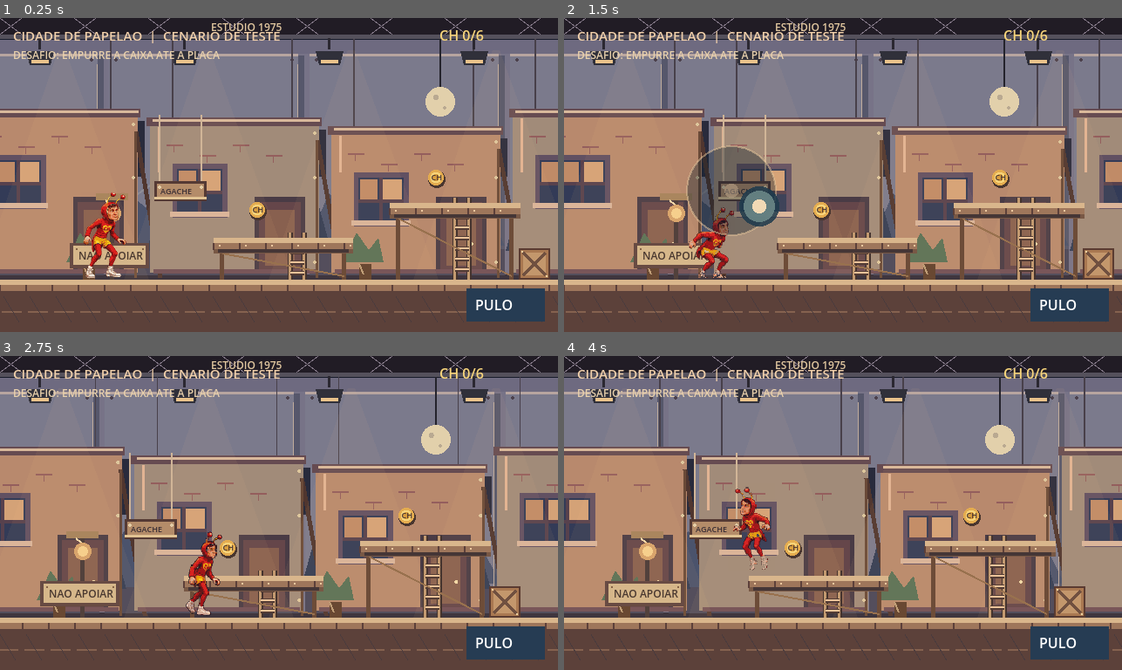
Above: before the commit, frames 1-4 (two rows, left to right).
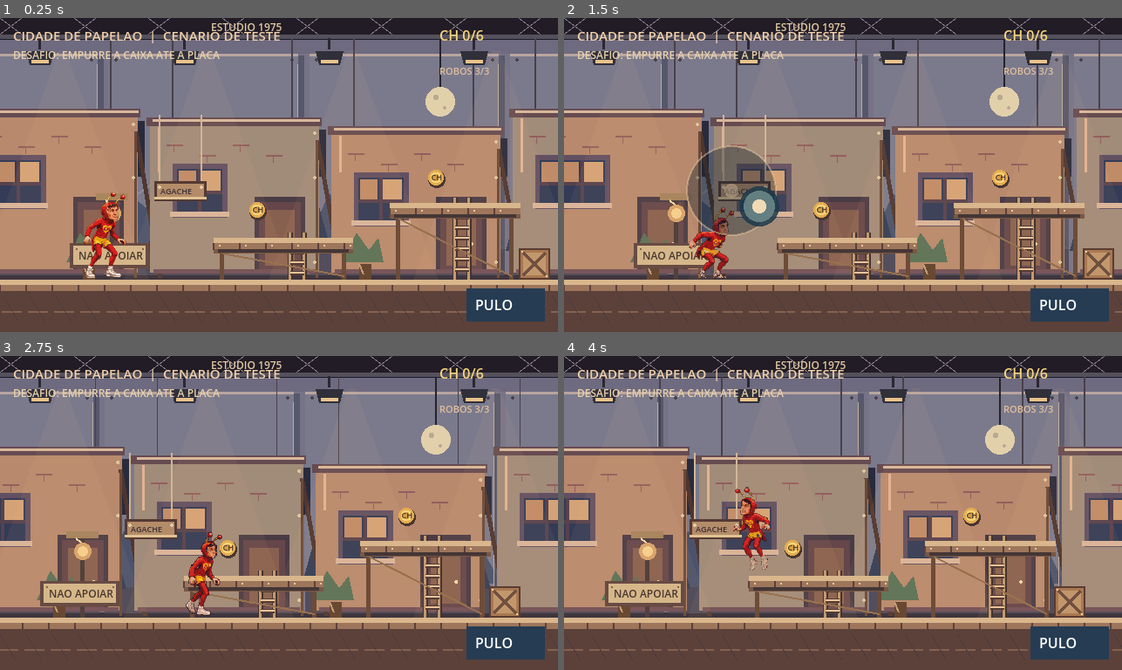
Above: after the commit, the same moments.

Repository: integro-app/chapolin-adventures
Game: Godot game, scene res://scenes/main.tscn
The game is run twice, just before and just after one commit, with the same random seed, the same clock (stepped at 60 frames per second) and the same inputs.
Inputs (mouse positions are in pixels of both pictures, inside the frame that each line leads up to):
- Up to frame 1 (0.25 s): no input
- Up to frame 2 (1.5 s): tap Enter (ui_accept) at 0.5, 0.77 s; move the mouse to (965, 159) at 0.52 s; hold Right (ui_right) 0.53-1.25 s; click (965, 159) at 0.67 s; drag from (731, 190) to (815, 237) at 1.27 s
- Up to frame 3 (2.75 s): move the mouse to (334, 443) at 2.02 s; hold Right (ui_right) from 2.03 s (still down)
- Up to frame 4 (4 s): release Right (ui_right) at 2.75 s; drag from (815, 575) to (675, 465) at 2.77 s; move the mouse to (1010, 560) at 3.52 s; hold Left (ui_left) from 3.53 s (still down); tap Enter (ui_accept) at 3.77 s

The runs differ from the first frame. In frame 1, 0.1% of the frame differs, in the area x 78-88%, y 15-19%; in frame 2, 0.1%; in frame 3, 0.1%; in frame 4, 0.1%.

Commit message:
Implementa inimigos de papelao com patrulha, salto sobre cabeca e obstaculos moveis

Diff:
--- a/scripts/main.gd
+++ b/scripts/main.gd
@@ -30,6 +30,12 @@
 const ROPE_LAUNCH_UPWARD_BOOST := 185.0
 const ROPE_AIR_MOMENTUM_DRAG := 45.0
 const ROPE_AIR_STEERING := 85.0
+const ENEMY_SPEED := 46.0
+const ENEMY_HALF_WIDTH := 13.0
+const ENEMY_HEIGHT := 27.0
+const ENEMY_STOMP_BOUNCE := -245.0
+const OBSTACLE_RADIUS := 14.0
+const DAMAGE_GRACE := 1.0
 
 var hero_pos := Vector2(120.0, 300.0)
 var vertical_speed := 0.0
@@ -77,6 +83,13 @@
 var checkpoint_active := false
 var stage_complete := false
 var finish_medals := 0
+var enemy_patrols: Array[Vector3] = []
+var enemy_positions: Array[Vector2] = []
+var enemy_directions: Array[float] = []
+var enemy_active: Array[bool] = []
+var moving_obstacles: Array[Vector3] = []
+var hazard_clock := 0.0
+var hurt_grace := 0.0
 var low_beams: Array[Rect2] = []
 var ladders: Array[Rect2] = []
 var ropes: Array[Vector3] = []
@@ -99,6 +112,9 @@
 	low_beams = Stage.low_beams()
 	ladders = Stage.ladders()
 	ropes = Stage.ropes()
+	enemy_patrols = Stage.enemy_patrols()
+	moving_obstacles = Stage.moving_obstacles()
+	_reset_enemies()
 
 	# Mesmos sprites aprovados para idle, caminhada e salto.
 	if ResourceLoader.exists("res://assets/chapolin_idle.png"):
@@ -118,12 +134,18 @@
 		jump_requested = false
 		queue_redraw()
 		return
+	var previous_foot_y: float = hero_pos.y
+	hurt_grace = maxf(0.0, hurt_grace - delta)
+	hazard_clock += delta
+	_update_enemy_patrols(delta)
 	rope_regrab_delay = maxf(0.0, rope_regrab_delay - delta)
 	if _handle_rope(delta):
-		_update_level_progress()
+		if not _check_threat_collisions(previous_foot_y):
+			_update_level_progress()
 		return
 	if _handle_ladder(delta):
-		_update_level_progress()
+		if not _check_threat_collisions(previous_foot_y):
+			_update_level_progress()
 		return
 	var axis := Input.get_axis("ui_left", "ui_right")
 	if absf(axis) < 0.1:
@@ -192,6 +214,9 @@
 	if hero_pos.y > 435.0:
 		_respawn()
 
+	if _check_threat_collisions(previous_foot_y):
+		queue_redraw()
+		return
 	_update_level_progress()
 	if stage_complete:
 		queue_redraw()
@@ -482,6 +507,71 @@
 				next_x = gate.end.x + HERO_HALF_WIDTH
 	return next_x
 
+func _reset_enemies() -> void:
+	enemy_positions.clear()
+	enemy_directions.clear()
+	enemy_active.clear()
+	for patrol in enemy_patrols:
+		enemy_positions.append(Vector2(patrol.x, patrol.z))
+		enemy_directions.append(1.0)
+		enemy_active.append(true)
+
+func _update_enemy_patrols(delta: float) -> void:
+	for i in range(enemy_positions.size()):
+		if not enemy_active[i]:
+			continue
+		var patrol: Vector3 = enemy_patrols[i]
+		var enemy_pos: Vector2 = enemy_positions[i]
+		var direction: float = enemy_directions[i]
+		enemy_pos.x += direction * ENEMY_SPEED * delta
+		if enemy_pos.x >= patrol.y:
+			enemy_pos.x = patrol.y
+			direction = -1.0
+		elif enemy_pos.x <= patrol.x:
+			enemy_pos.x = patrol.x
+			direction = 1.0
+		enemy_positions[i] = enemy_pos
+		enemy_directions[i] = direction
+
+func _obstacle_position(obstacle: Vector3, index: int) -> Vector2:
+	var center_x: float = (obstacle.x + obstacle.y) * 0.5
+	var amplitude: float = (obstacle.y - obstacle.x) * 0.5
+	var phase: float = hazard_clock * 1.75 + float(index) * 1.8
+	return Vector2(center_x + sin(phase) * amplitude, obstacle.z - OBSTACLE_RADIUS)
+
+func _check_threat_collisions(previous_foot_y: float) -> bool:
+	if hurt_grace > 0.0 or stage_complete:
+		return false
+	var hero_height: float = CROUCH_HEIGHT if is_crouching else STAND_HEIGHT
+	var hero_box := Rect2(hero_pos.x - HERO_HALF_WIDTH, hero_pos.y - hero_height, HERO_HALF_WIDTH * 2.0, hero_height)
+	for i in range(enemy_positions.size()):
+		if not enemy_active[i]:
+			continue
+		var enemy_pos: Vector2 = enemy_positions[i]
+		var enemy_top: float = enemy_pos.y - ENEMY_HEIGHT
+		var enemy_box := Rect2(enemy_pos.x - ENEMY_HALF_WIDTH, enemy_top, ENEMY_HALF_WIDTH * 2.0, ENEMY_HEIGHT)
+		if not hero_box.intersects(enemy_box):
+			continue
+		# Ao cair de cima, o heroi vence o inimigo e ganha um pequeno rebote.
+		# Uma aproximacao lateral faz retornar ao ultimo checkpoint.
+		if previous_foot_y <= enemy_top + 6.0 and hero_pos.y > previous_foot_y + 0.1:
+			enemy_active[i] = false
+			hero_pos.y = enemy_top - 3.0
+			grounded = false
+			vertical_speed = ENEMY_STOMP_BOUNCE
+			air_time = 0.0
+			landing_timer = 0.0
+			return false
+		_respawn()
+		return true
+	for i in range(moving_obstacles.size()):
+		var center: Vector2 = _obstacle_position(moving_obstacles[i], i)
+		var obstacle_box := Rect2(center.x - OBSTACLE_RADIUS, center.y - OBSTACLE_RADIUS, OBSTACLE_RADIUS * 2.0, OBSTACLE_RADIUS * 2.0)
+		if hero_box.intersects(obstacle_box):
+			_respawn()
+			return true
+	return false
+
 func _update_level_progress() -> void:
 	# As medalhas sao opcionais, coletadas ao tocar no corpo do heroi.
 	# O progresso permanece quando ele cai e retorna ao checkpoint.
@@ -518,6 +608,8 @@
 	stage_complete = false
 	finish_medals = 0
 	medal_count = 0
+	hazard_clock = 0.0
+	_reset_enemies()
 	for i in range(medal_collected.size()):
 		medal_collected[i] = false
 	_release_joystick()
@@ -529,6 +621,7 @@
 
 func _respawn() -> void:
 	hero_pos = respawn_point
+	hurt_grace = DAMAGE_GRACE
 	vertical_speed = 0.0
 	grounded = true
 	move_axis = 0.0
@@ -591,6 +684,13 @@
 	for i in range(medals.size()):
 		if not medal_collected[i]:
 			_draw_medal(medals[i])
+	for i in range(enemy_positions.size()):
+		if enemy_active[i]:
+			_draw_paper_enemy(enemy_positions[i], enemy_directions[i])
+	for i in range(moving_obstacles.size()):
+		_draw_rolling_obstacle(_obstacle_position(moving_obstacles[i], i))
+	if hurt_grace > 0.0:
+		_draw_respawn_shield()
 
 	# O Chapolin usa os sprites oficiais: nenhum pixel dele foi alterado.
 	draw_set_transform(Vector2(roundf(hero_pos.x - camera_x), roundf(hero_pos.y)), 0.0, Vector2(float(facing), 1.0))
@@ -789,6 +889,36 @@
 	var light := Color("#7fca8b") if puzzle_gate_open else Color("#e2a26d")
 	draw_circle(Vector2(gate.position.x + gate.size.x / 2.0, gate.position.y - 10.0), 5.0, light)
 
+func _draw_paper_enemy(pos: Vector2, direction: float) -> void:
+	# Figurante de papelão com pernas mecanicas e olhos quadrados.
+	var body := Rect2(pos.x - 13.0, pos.y - 27.0, 26.0, 25.0)
+	draw_rect(body, Color("#4a3840"))
+	draw_rect(Rect2(pos.x - 10.0, pos.y - 24.0, 20.0, 19.0), Color("#c48f67"))
+	draw_rect(Rect2(pos.x - 8.0, pos.y - 21.0, 16.0, 7.0), Color("#78505a"))
+	var eye_shift: float = direction * 2.0
+	draw_rect(Rect2(pos.x - 6.0 + eye_shift, pos.y - 20.0, 4.0, 4.0), Color("#f6dea8"))
+	draw_rect(Rect2(pos.x + 2.0 + eye_shift, pos.y - 20.0, 4.0, 4.0), Color("#f6dea8"))
+	draw_line(Vector2(pos.x - 8.0, pos.y - 2.0), Vector2(pos.x - 8.0, pos.y + 1.0), Color("#45373a"), 4.0)
+	draw_line(Vector2(pos.x + 8.0, pos.y - 2.0), Vector2(pos.x + 8.0, pos.y + 1.0), Color("#45373a"), 4.0)
+	draw_line(Vector2(pos.x, pos.y - 27.0), Vector2(pos.x, pos.y - 33.0), Color("#7d655a"), 2.0)
+	draw_circle(Vector2(pos.x, pos.y - 34.0), 3.0, Color("#d5ac71"))
+
+func _draw_rolling_obstacle(center: Vector2) -> void:
+	# Rolo giratorio de cenografia, sem violencia grafica.
+	draw_circle(center + Vector2(1.0, 2.0), OBSTACLE_RADIUS + 1.0, Color("#352f3a"))
+	draw_circle(center, OBSTACLE_RADIUS, Color("#bb6d52"))
+	draw_circle(center, OBSTACLE_RADIUS - 4.0, Color("#dca475"))
+	draw_circle(center, 5.0, Color("#66505a"))
+	for i in range(4):
+		var angle: float = hazard_clock * 3.0 + float(i) * PI * 0.5
+		var spoke_end := center + Vector2(cos(angle), sin(angle)) * 10.0
+		draw_line(center, spoke_end, Color("#6d4541"), 2.0)
+	draw_circle(center, 2.0, Color("#efcb9b"))
+
+func _draw_respawn_shield() -> void:
+	# Aviso discreto de protecao temporaria apos voltar ao checkpoint.
+	draw_arc(hero_pos + Vector2(0.0, -48.0), 31.0, 0.0, TAU, 32, Color(0.95, 0.84, 0.59, 0.42), 2.0)
+
 func _draw_medal(world_pos: Vector2) -> void:
 	# Medalha de latão cenografica, consistente com a arte retro do palco.
 	draw_circle(world_pos + Vector2(1.0, 2.0), 10.0, Color("#49362f"))
@@ -827,6 +957,8 @@
 	draw_string(ThemeDB.fallback_font, Vector2(157.0, 143.0), "FASE CONCLUIDA!", HORIZONTAL_ALIGNMENT_LEFT, -1, 27, Color("#f5d697"))
 	var score_label := "MEDALHAS: %d / %d" % [finish_medals, medals.size()]
 	draw_string(ThemeDB.fallback_font, Vector2(224.0, 187.0), score_label, HORIZONTAL_ALIGNMENT_LEFT, -1, 17, Color("#f0e6ce"))
+	var defeated_count: int = enemy_active.count(false)
+	draw_string(ThemeDB.fallback_font, Vector2(211.0, 211.0), "INIMIGOS: %d / %d" % [defeated_count, enemy_active.size()], HORIZONTAL_ALIGNMENT_LEFT, -1, 15, Color("#f0e6ce"))
 	draw_string(ThemeDB.fallback_font, Vector2(199.0, 235.0), "PRIMEIRO EPISODIO COMPLETO", HORIZONTAL_ALIGNMENT_LEFT, -1, 14, Color("#e9c8a0"))
 	# A tela cobre o HUD, entao o reinicio precisa ficar visivel.
 	# A area coincide com o botao PULO, que continua acionando o reinicio.
@@ -966,6 +1098,7 @@
 	draw_string(ThemeDB.fallback_font, Vector2(504.0, 26.0), "CH %d/%d" % [medal_count, medals.size()], HORIZONTAL_ALIGNMENT_LEFT, -1, 16, Color("#f6d47b"))
 	if checkpoint_active:
 		draw_string(ThemeDB.fallback_font, Vector2(504.0, 47.0), "CHECKPOINT", HORIZONTAL_ALIGNMENT_LEFT, -1, 11, Color("#9ddea8"))
+	draw_string(ThemeDB.fallback_font, Vector2(504.0, 65.0), "ROBOS %d/%d" % [enemy_active.size() - enemy_active.count(false), enemy_active.size()], HORIZONTAL_ALIGNMENT_LEFT, -1, 11, Color("#e0bf9c"))
 
 func _input(event: InputEvent) -> void:
 	# Android editor can deliver touch events or mouse events emulated from touch.
